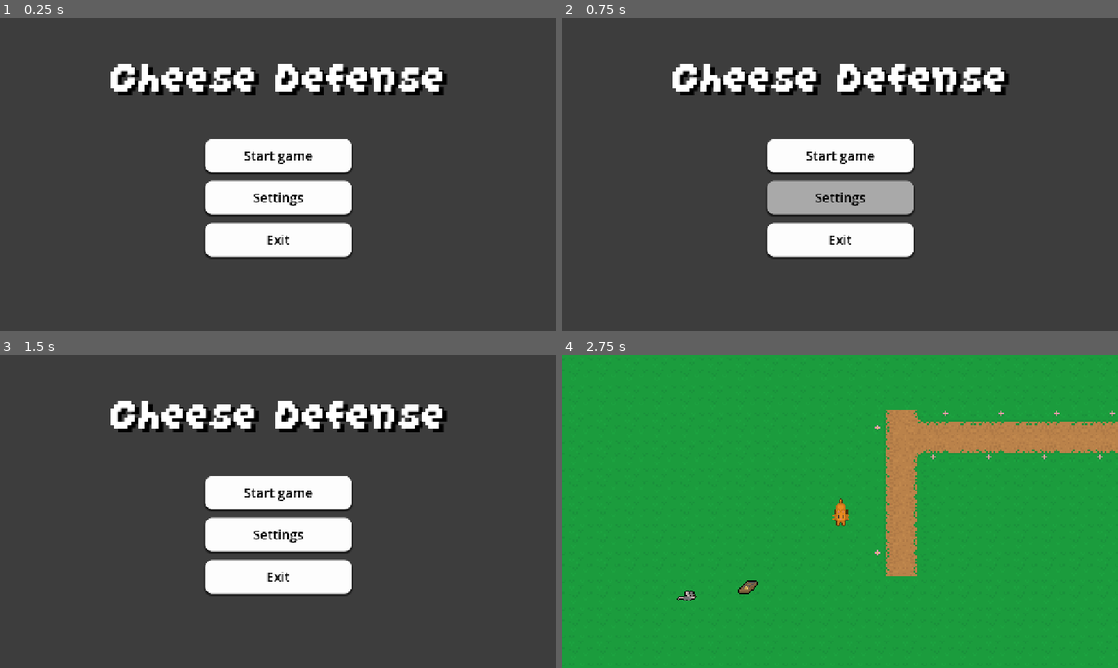
Above: before the commit, frames 1-4 (two rows, left to right).
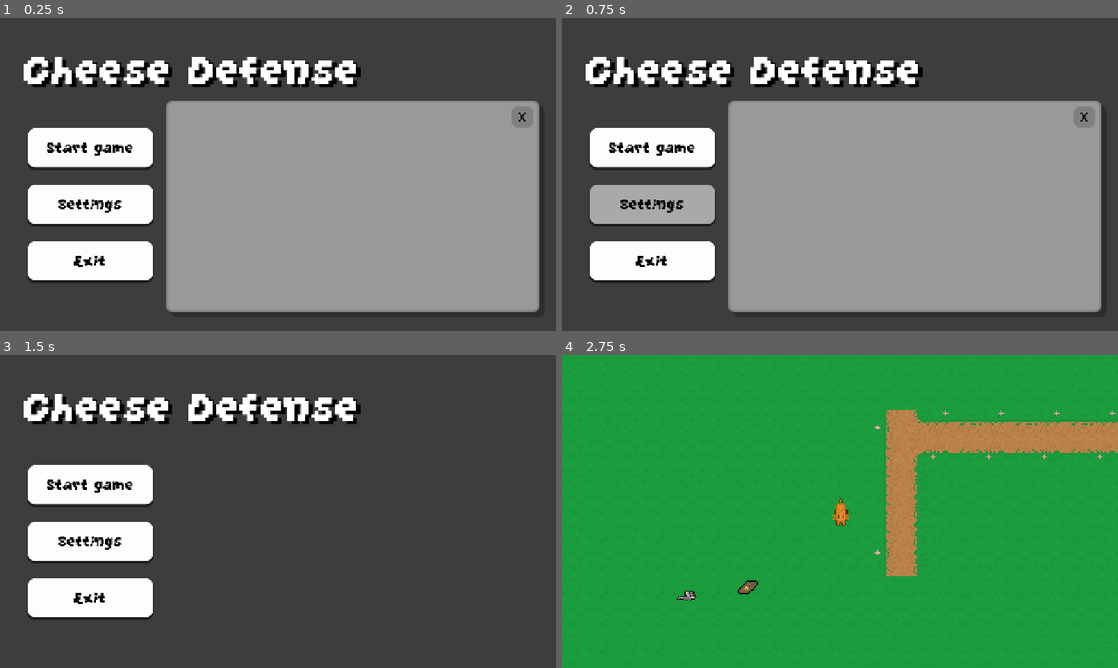
Above: after the commit, the same moments.

Repository: kamil-krecisz/Cat-and-Mouse-game
Game: Godot game, scene res://Scenes/main_menu.tscn
Same seed, same stepped clock (60 frames per second), same inputs: the game is played once before the commit and once after it.
Inputs (mouse positions are in pixels of both pictures, inside the frame that each line leads up to):
- Up to frame 1 (0.25 s): no input
- Up to frame 2 (0.75 s): click "Settings" at 0.5 s
- Up to frame 3 (1.5 s): click (522, 455) at 1.25 s, where only the run after the commit has a clickable "X"
- Up to frame 4 (2.75 s): click "Start game" at 2 s

The runs differ from the first frame. In frame 1, 59% of the frame differs, in the area x 4-97%, y 12-94%; in frame 2, 57%; in frame 3, 23%; in frame 4, nothing differs.

Commit message:
Commit 5.5 - Added settings button functionality

Diff:
--- a/Scenes/main_menu.tscn
+++ b/Scenes/main_menu.tscn
@@ -83,6 +83,45 @@
 corner_radius_bottom_left = 16
 shadow_size = 4
 shadow_offset = Vector2(0, 3.41)
+
+[sub_resource type="StyleBoxFlat" id="StyleBoxFlat_16hvj"]
+bg_color = Color(0.601223, 0.601223, 0.601223, 1)
+border_width_left = 8
+border_width_top = 5
+border_width_right = 8
+border_width_bottom = 8
+border_color = Color(0.481789, 0.48179, 0.481789, 1)
+border_blend = true
+corner_radius_top_left = 15
+corner_radius_top_right = 15
+corner_radius_bottom_right = 15
+corner_radius_bottom_left = 15
+shadow_color = Color(0.133196, 0.133196, 0.133196, 0.6)
+shadow_size = 1
+shadow_offset = Vector2(11, 11)
+
+[sub_resource type="StyleBoxEmpty" id="StyleBoxEmpty_ce3w2"]
+
+[sub_resource type="StyleBoxFlat" id="StyleBoxFlat_t1dhk"]
+bg_color = Color(0.374139, 0.374139, 0.374139, 1)
+corner_radius_top_left = 16
+corner_radius_top_right = 16
+corner_radius_bottom_right = 16
+corner_radius_bottom_left = 16
+
+[sub_resource type="StyleBoxFlat" id="StyleBoxFlat_5egv6"]
+bg_color = Color(0.303233, 0.303233, 0.303233, 1)
+corner_radius_top_left = 16
+corner_radius_top_right = 16
+corner_radius_bottom_right = 16
+corner_radius_bottom_left = 16
+
+[sub_resource type="StyleBoxFlat" id="StyleBoxFlat_vr1f0"]
+bg_color = Color(0.501406, 0.501407, 0.501406, 1)
+corner_radius_top_left = 16
+corner_radius_top_right = 16
+corner_radius_bottom_right = 16
+corner_radius_bottom_left = 16
 
 [node name="MainMenu" type="Control"]
 layout_mode = 3
@@ -109,13 +148,13 @@
 anchor_top = 0.5
 anchor_right = 0.5
 anchor_bottom = 0.5
-offset_left = -168.5
-offset_top = -82.0
-offset_right = 168.5
-offset_bottom = 188.0
+offset_left = -576.0
+offset_top = -107.0
+offset_right = -289.0
+offset_bottom = 243.0
 grow_horizontal = 2
 grow_vertical = 2
-theme_override_constants/separation = 20
+theme_override_constants/separation = 40
 alignment = 1
 
 [node name="StartButton" type="Button" parent="VBoxContainer"]
@@ -126,7 +165,8 @@
 theme_override_colors/font_color = Color(0, 0, 0, 1)
 theme_override_colors/font_focus_color = Color(0, 0, 0, 1)
 theme_override_colors/font_pressed_color = Color(0, 0, 0, 1)
-theme_override_font_sizes/font_size = 30
+theme_override_fonts/font = ExtResource("1_28flt")
+theme_override_font_sizes/font_size = 45
 theme_override_styles/focus = SubResource("StyleBoxEmpty_28flt")
 theme_override_styles/hover_pressed = SubResource("StyleBoxFlat_28flt")
 theme_override_styles/hover = SubResource("StyleBoxFlat_ce3w2")
@@ -141,7 +181,8 @@
 theme_override_colors/font_color = Color(0, 0, 0, 1)
 theme_override_colors/font_focus_color = Color(0, 0, 0, 1)
 theme_override_colors/font_pressed_color = Color(0, 0, 0, 1)
-theme_override_font_sizes/font_size = 30
+theme_override_fonts/font = ExtResource("1_28flt")
+theme_override_font_sizes/font_size = 45
 theme_override_styles/focus = SubResource("StyleBoxEmpty_48xlc")
 theme_override_styles/hover = SubResource("StyleBoxFlat_opfnp")
 theme_override_styles/pressed = SubResource("StyleBoxFlat_cp0ys")
@@ -156,7 +197,8 @@
 theme_override_colors/font_color = Color(0, 0, 0, 1)
 theme_override_colors/font_focus_color = Color(0, 0, 0, 1)
 theme_override_colors/font_pressed_color = Color(0, 0, 0, 1)
-theme_override_font_sizes/font_size = 30
+theme_override_fonts/font = ExtResource("1_28flt")
+theme_override_font_sizes/font_size = 45
 theme_override_styles/focus = SubResource("StyleBoxEmpty_1ehe0")
 theme_override_styles/hover = SubResource("StyleBoxFlat_yhxw7")
 theme_override_styles/pressed = SubResource("StyleBoxFlat_trj04")
@@ -168,10 +210,10 @@
 anchors_preset = 5
 anchor_left = 0.5
 anchor_right = 0.5
-offset_left = -441.5
-offset_top = 62.0
-offset_right = 441.5
-offset_bottom = 213.0
+offset_left = -640.0
+offset_top = 45.0
+offset_right = 243.0
+offset_bottom = 196.0
 grow_horizontal = 2
 theme_override_colors/font_shadow_color = Color(0, 0, 0, 1)
 theme_override_constants/shadow_offset_x = 10
@@ -182,6 +224,33 @@
 horizontal_alignment = 1
 vertical_alignment = 1
 
+[node name="CanvasLayer" type="CanvasLayer" parent="."]
+
+[node name="Panel" type="Panel" parent="CanvasLayer"]
+offset_left = 381.0
+offset_top = 189.0
+offset_right = 1242.0
+offset_bottom = 676.0
+theme_override_styles/panel = SubResource("StyleBoxFlat_16hvj")
+
+[node name="ClosingButton" type="Button" parent="CanvasLayer/Panel"]
+layout_mode = 0
+offset_left = 796.0
+offset_top = 13.0
+offset_right = 846.0
+offset_bottom = 63.0
+theme_override_colors/font_hover_color = Color(0.823529, 0, 0, 1)
+theme_override_colors/font_color = Color(0, 0, 0, 1)
+theme_override_colors/font_focus_color = Color(0, 0, 0, 1)
+theme_override_colors/font_pressed_color = Color(0.823529, 0, 0, 1)
+theme_override_font_sizes/font_size = 30
+theme_override_styles/focus = SubResource("StyleBoxEmpty_ce3w2")
+theme_override_styles/hover = SubResource("StyleBoxFlat_t1dhk")
+theme_override_styles/pressed = SubResource("StyleBoxFlat_5egv6")
+theme_override_styles/normal = SubResource("StyleBoxFlat_vr1f0")
+text = "X"
+
 [connection signal="pressed" from="VBoxContainer/StartButton" to="." method="_on_start_pressed"]
 [connection signal="pressed" from="VBoxContainer/SettingsButton" to="." method="_on_settings_pressed"]
 [connection signal="pressed" from="VBoxContainer/ExitButton" to="." method="_on_exit_pressed"]
+[connection signal="pressed" from="CanvasLayer/Panel/ClosingButton" to="." method="_on_closing_button_pressed"]
--- a/scripts/main_menu.gd
+++ b/scripts/main_menu.gd
@@ -1,13 +1,17 @@
 extends Control
-
+@onready var settings_canvas: CanvasLayer = $CanvasLayer
 
 func _on_start_pressed():
 	get_tree().change_scene_to_file("res://Scenes/main.tscn")
 
 
 func _on_settings_pressed():
-	print("Settings pressed")
+	settings_canvas.visible = true
 
 
 func _on_exit_pressed() -> void:
 	get_tree().quit()
+
+
+func _on_closing_button_pressed() -> void:
+	settings_canvas.visible = false
Not shown: 1 places in Scenes/main_menu.tscn that only renumber resources
